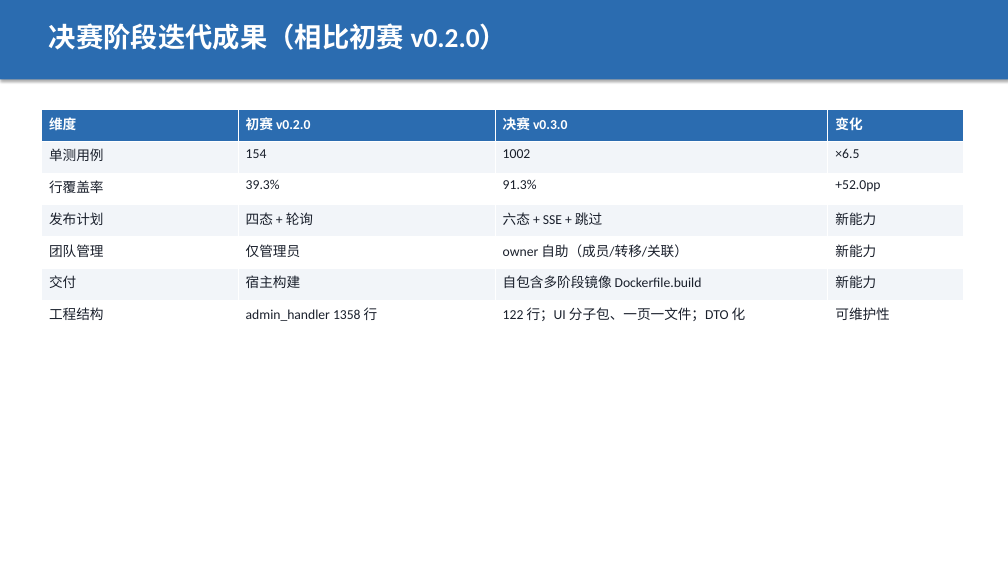
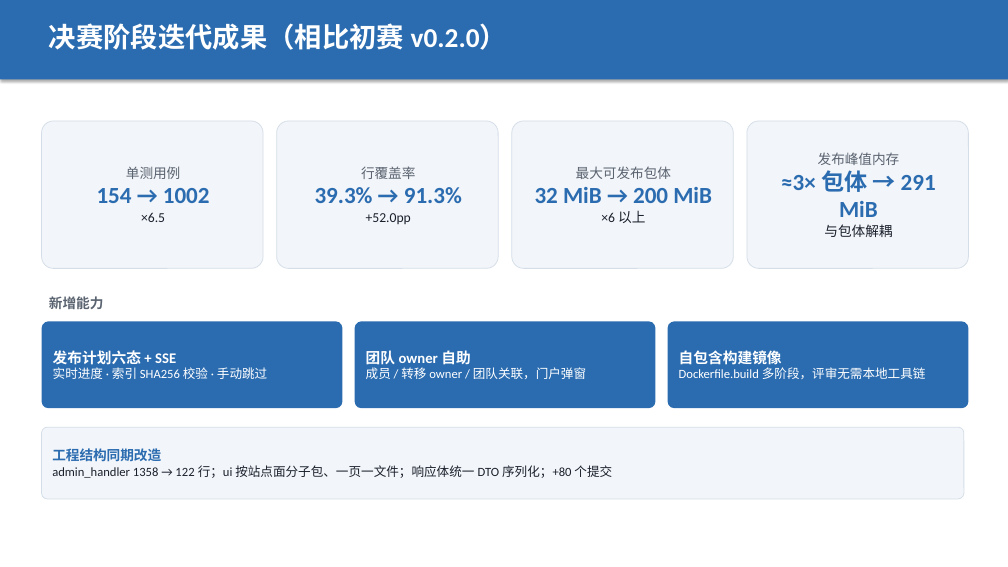
Before and after one commit to ystyle/cjreg, a slide deck: slide 8 of docs/finals-roadshow-v0.3.0.pptx. Drawn at 1008x567 pixels with LibreOffice and Linux fonts; fonts in the diff are those of the drawing. Boxes give left, top, right and bottom in pixels: in the first picture for what was removed or moved away, otherwise in the second. Text is boxed around its words. In the diff, an @@ line names an element or a change of style, - is before the commit and + after.

Commit message:
docs(ppt): 第 8 页「迭代成果」由 7 行表格改为 4 个 KPI 卡 + 3 张新增能力卡
- 4 个数字卡（用例 154→1002、覆盖率 39.3%→91.3%、包体 32→200 MiB、内存约等于包体 3 倍→291 MiB 恒定）
- 3 张高亮能力卡（六态+SSE / owner 自助 / 自包含镜像），底部一条工程结构改造

```diff
--- a/docs/finals-roadshow-v0.3.0.pptx
+++ b/docs/finals-roadshow-v0.3.0.pptx
@@ table removed at (42,110,964,332), 7 rows, 4 columns @@
-维度 | 初赛 v0.2.0 | 决赛 v0.3.0 | 变化
-单测用例 | 154 | 1002 | ×6.5
-行覆盖率 | 39.3% | 91.3% | +52.0pp
-发布计划 | 四态 + 轮询 | 六态 + SSE + 跳过 | 新能力
-团队管理 | 仅管理员 | owner 自助（成员/转移/关联） | 新能力
-交付 | 宿主构建 | 自包含多阶段镜像 Dockerfile.build | 新能力
-工程结构 | admin_handler 1358 行 | 122 行；UI 分子包、一页一文件；DTO 化 | 可维护性
@@ rounded rectangle added at (42,121,263,268), fill #F2F5F9, outline #D5DEE8 0.75 pt, 13 pt, text #2B6CB0 @@
+单测用例
+154 → 1002
+×6.5
@@ rounded rectangle added at (277,121,498,268), fill #F2F5F9, outline #D5DEE8 0.75 pt, 13 pt, text #2B6CB0 @@
+行覆盖率
+39.3% → 91.3%
++52.0pp
@@ rounded rectangle added at (512,121,734,268), fill #F2F5F9, outline #D5DEE8 0.75 pt, 22 pt, text #2B6CB0, bold @@
+最大可发布包体
+32 MiB → 200 MiB
+×6 以上
@@ rounded rectangle added at (747,121,969,268), fill #F2F5F9, outline #D5DEE8 0.75 pt, 22 pt, text #2B6CB0, bold @@
+发布峰值内存
+≈3× 包体 → 291 MiB
+与包体解耦
@@ text added at (49,296,103,309), 13 pt, text #5A6370, bold @@
+新增能力
@@ rounded rectangle added at (42,321,343,408), fill #2B6CB0, 12 pt, text #FFFFFF @@
+发布计划六态 + SSE
+实时进度 · 索引 SHA256 校验 · 手动跳过
@@ rounded rectangle added at (355,321,656,408), fill #2B6CB0, 12 pt, text #FFFFFF @@
+团队 owner 自助
+成员 / 转移 owner / 团队关联，门户弹窗
@@ rounded rectangle added at (668,321,969,408), fill #2B6CB0, 12 pt, text #FFFFFF @@
+自包含构建镜像
+Dockerfile.build 多阶段，评审无需本地工具链
@@ rounded rectangle added at (42,427,964,499), fill #F2F5F9, outline #D5DEE8 0.75 pt, 12 pt, text #1A202C @@
+工程结构同期改造
+admin_handler 1358 → 122 行；ui 按站点面分子包、一页一文件；响应体统一 DTO 序列化；+80 个提交
```
Also in this commit, not shown: 1 other file.
